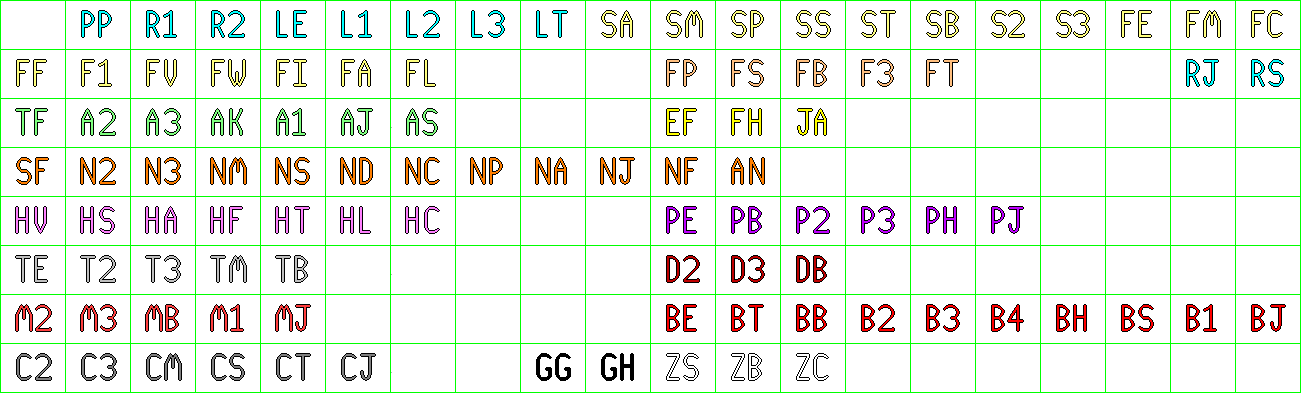
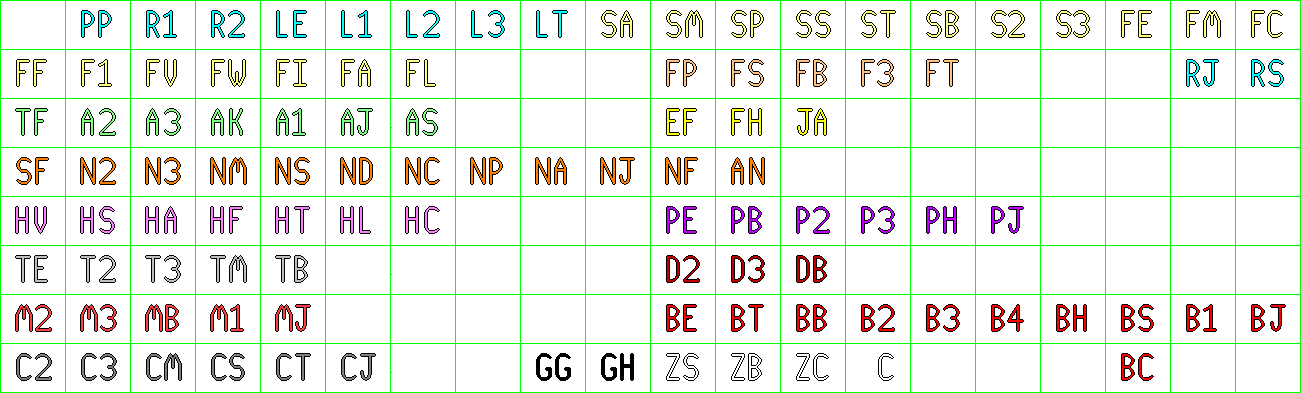
Layers edited between the first and the second 1301 x 393 image:
painted on "units" over [878, 353, 1154, 381]
